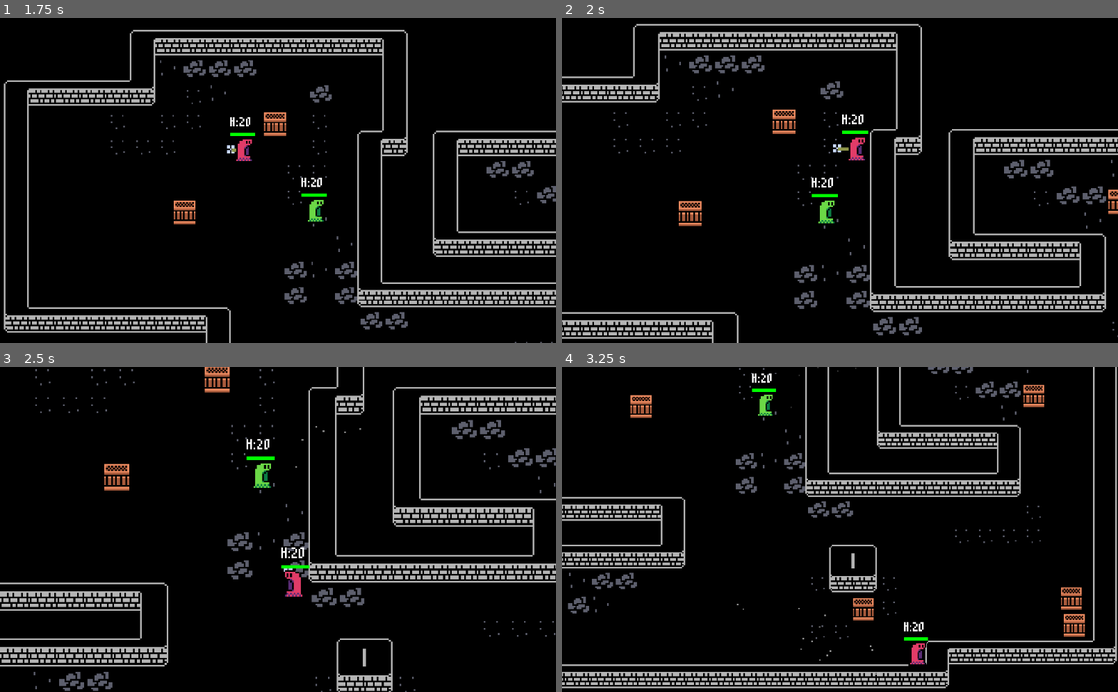
Above: before the commit, frames 1-4 (two rows, left to right).
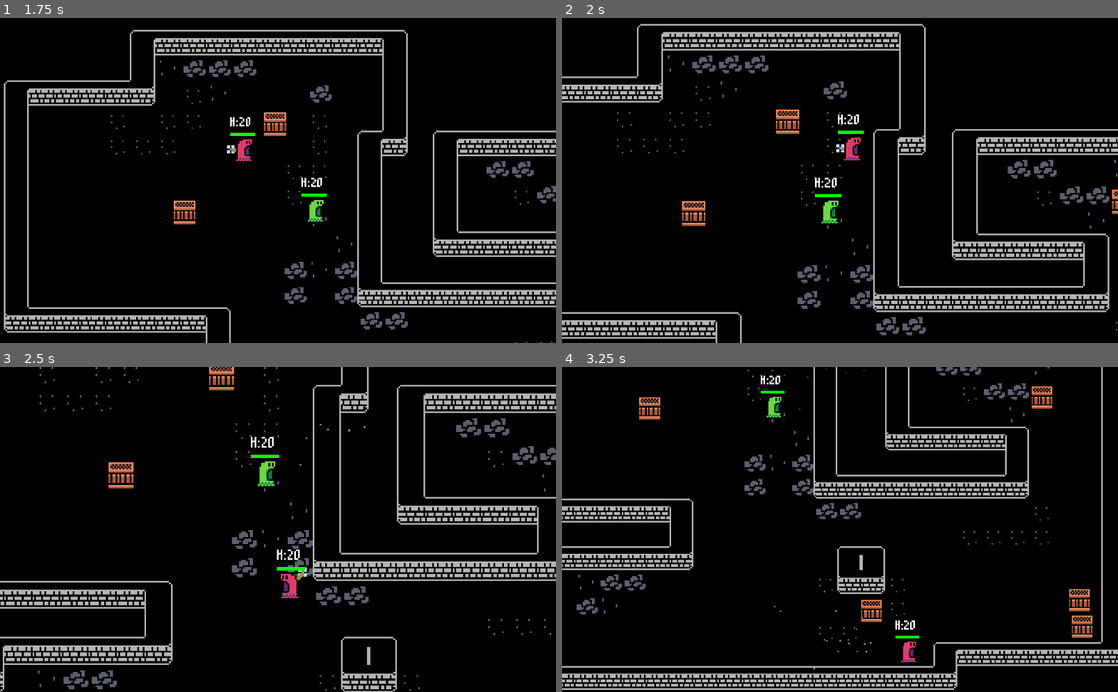
Above: after the commit, the same moments.

Repository: gusg21/CrateGame
Game: Godot game, scene res://Menu.tscn
Two runs of this game, one before a commit and one after it. Both use one fixed random seed, a clock stepped at 60 frames per second and the inputs below.
Inputs (mouse positions are in pixels of both pictures, inside the frame that each line leads up to):
- Up to frame 1 (1.75 s): click (439, 265) at 0.5 s; hold Right (player1_right) from 1.28 s (still down); tap Z (player1_grapple) at 1.35 s
- Up to frame 2 (2 s): keep holding Right (player1_right)
- Up to frame 3 (2.5 s): release Right (player1_right) at 2.03 s; hold Down (player1_down) from 2.03 s (still down); tap Z (player1_grapple) at 2.1 s
- Up to frame 4 (3.25 s): release Down (player1_down) at 2.78 s; hold Right (player1_right) from 2.78 s (still down); tap Z (player1_grapple) at 2.85 s

Frame 1 is identical in both runs. In frame 2, 8.7% of the frame differs, in the area x 0-100%, y 1-100%; in frame 3, 16%; in frame 4, 18%, in the area x 0-100%, y 0-100%.

Commit message:
Changed Crate code; made stuff bouncy, using add_force now

Diff:
--- a/Crate.gd
+++ b/Crate.gd
@@ -1,23 +1,10 @@
 extends RigidBody2D
 
-var target = null
-var elapsed = 0
+func _ready():
+	#bounce = 1
+	friction = 0
 
-func _process(delta):
-	elapsed += delta
 
-	if target == null:
-		linear_velocity = Vector2.ZERO
-		$Graphics.rotation = 0
-		return
-
-	linear_velocity = lerp(linear_velocity, (target.global_position - global_position).normalized() * 150, 0.1)
-
-	$Graphics.rotation_degrees = sin(elapsed * 20) * 10
-
-func _on_Watch_Area_body_entered(body):
-	print("Following: " + body.name)
-	target = body
-
-func _on_Escape_Area_body_exited(body):
-	target = null
+func _on_Area2D_body_entered(body):
+	print("Crate collided")
+	applied_force = Vector2.ZERO
--- a/Crate.tscn
+++ b/Crate.tscn
@@ -6,11 +6,14 @@
 [sub_resource type="RectangleShape2D" id=1]
 extents = Vector2( 8, 8 )
 
+[sub_resource type="RectangleShape2D" id=2]
+extents = Vector2( 8.87851, 8.76229 )
+
 [node name="Crate" type="RigidBody2D"]
 collision_layer = 3
 collision_mask = 2
 mode = 2
-linear_damp = 1.0
+contact_monitor = true
 script = ExtResource( 1 )
 __meta__ = {
 "_edit_group_": true
@@ -21,3 +24,9 @@
 
 [node name="CollisionShape2D" type="CollisionShape2D" parent="."]
 shape = SubResource( 1 )
+
+[node name="Area2D" type="Area2D" parent="."]
+
+[node name="CollisionShape2D" type="CollisionShape2D" parent="Area2D"]
+shape = SubResource( 2 )
+[connection signal="body_entered" from="Area2D" to="." method="_on_Area2D_body_entered"]
--- /dev/null
+++ b/EvilCrate.gd
@@ -0,0 +1,23 @@
+extends RigidBody2D
+
+var target = null
+var elapsed = 0
+
+func _process(delta):
+	elapsed += delta
+
+	if target == null:
+		linear_velocity = Vector2.ZERO
+		$Graphics.rotation = 0
+		return
+
+	linear_velocity = lerp(linear_velocity, (target.global_position - global_position).normalized() * 150, 0.1)
+
+	$Graphics.rotation_degrees = sin(elapsed * 20) * 10
+
+func _on_Watch_Area_body_entered(body):
+	print("Following: " + body.name)
+	target = body
+
+func _on_Escape_Area_body_exited(body):
+	target = null
--- a/EvilCrate.tscn
+++ b/EvilCrate.tscn
@@ -1,7 +1,8 @@
 [gd_scene load_steps=6 format=2]
 
-[ext_resource path="res://Crate.gd" type="Script" id=1]
+[ext_resource path="res://EvilCrate.gd" type="Script" id=1]
 [ext_resource path="res://Assets/Objects/crate.png" type="Texture" id=2]
+
 
 [sub_resource type="RectangleShape2D" id=1]
 extents = Vector2( 8, 8 )
--- a/GrapplingHook.gd
+++ b/GrapplingHook.gd
@@ -5,26 +5,26 @@
 const PARTICLES = preload("res://GrappleParticles.tscn")
 
 var speed = 4
+var pull_speed = 40
 var direction = Vector2.RIGHT
 var contact_offset = Vector2.ZERO
 var other = null
 var is_boosted = false
 
 func _physics_process(delta):
-	if is_queued_for_deletion():
-		return
+	var caster_node = get_node(caster)
 
 	if other != null:
-		direction = lerp(direction, (get_node(caster).position - position).normalized() * speed * 60, 0.03)
-		other.linear_velocity = direction
+		direction = -(caster_node.global_position - global_position).normalized()
+		other.add_central_force(-(direction * pull_speed))
 		position = other.position - contact_offset
 	else:
 		position += direction * speed
 
-	if get_node(caster).player_2 && Input.is_action_just_pressed("player2_grapple"):
+	if caster_node.player_2 && Input.is_action_just_pressed("player2_grapple"):
 		die(true)
 
-	if !get_node(caster).player_2 && Input.is_action_just_pressed("player1_grapple"):
+	if !caster_node.player_2 && Input.is_action_just_pressed("player1_grapple"):
 		die(true)
 
 	update()
@@ -44,14 +44,13 @@
 	draw_line(to_local(global_position), to_local(get_node(caster).global_position), Color("#8f974a"), 2)
 
 func _on_Area2D_body_entered(body):
+	if other != null:
+		return
+
 	if body == get_node(caster) and other == null:
 		return
 
-	if other != null: # double collision
-		die(false)
-		return
-
-	if not "linear_velocity" in body: # wall
+	if not "linear_velocity" in body and other == null: # wall
 		die(true)
 		return
 
@@ -59,7 +58,6 @@
 		body.linear_velocity = direction * 1500
 		die(true)
 
-	direction = -direction * speed
 	contact_offset = body.position - position
 	other = body
 	get_parent().get_parent().get_node("CrunchSound").play()
--- a/Map1.tscn
+++ b/Map1.tscn
@@ -83,6 +83,7 @@
 z_index = -1
 tile_set = SubResource( 7 )
 cell_size = Vector2( 16, 16 )
+collision_bounce = 1.0
 format = 1
 tile_data = PoolIntArray( -65539, 1, 0, -65538, 1, 0, -65537, 1, 0, -131072, 1, 0, -131071, 1, 0, -131070, 1, 0, -13106 …(10500 unchanged characters)…
 
@@ -90,6 +91,7 @@
 
 [node name="Crate" parent="Crates" instance=ExtResource( 2 )]
 position = Vector2( 187.883, 59.185 )
+linear_damp = 10.0
 
 [node name="Crate2" parent="Crates" instance=ExtResource( 2 )]
 position = Vector2( 392.448, 108.042 )
--- a/project.godot
+++ b/project.godot
@@ -24,10 +24,6 @@
 [autoload]
 
 Global="*res://Global.gd"
-
-[display]
-
-window/size/fullscreen=true
 
 [importer_defaults]
 
Not shown: 1 places in Crate.tscn that only renumber resources
